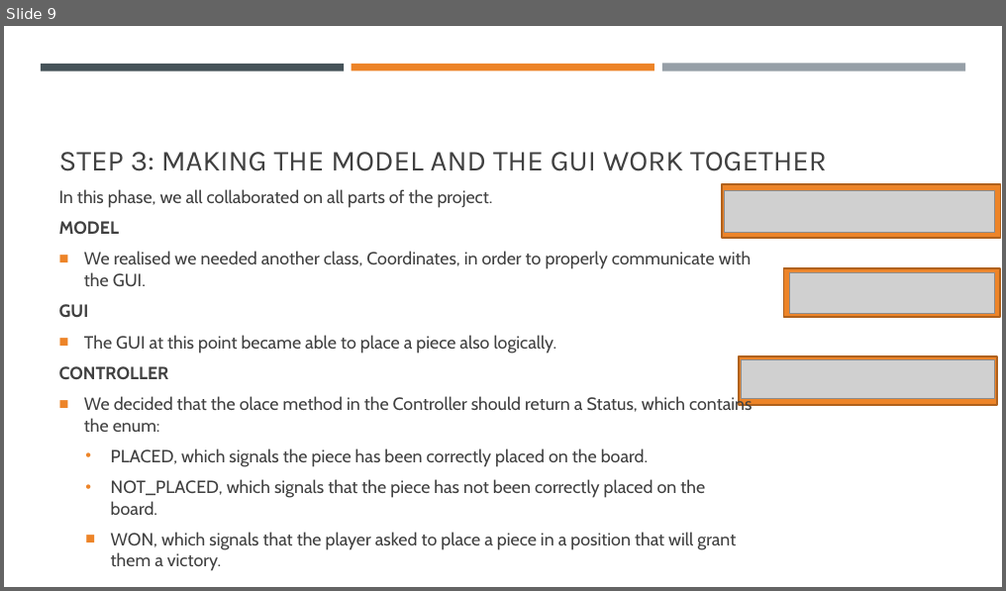
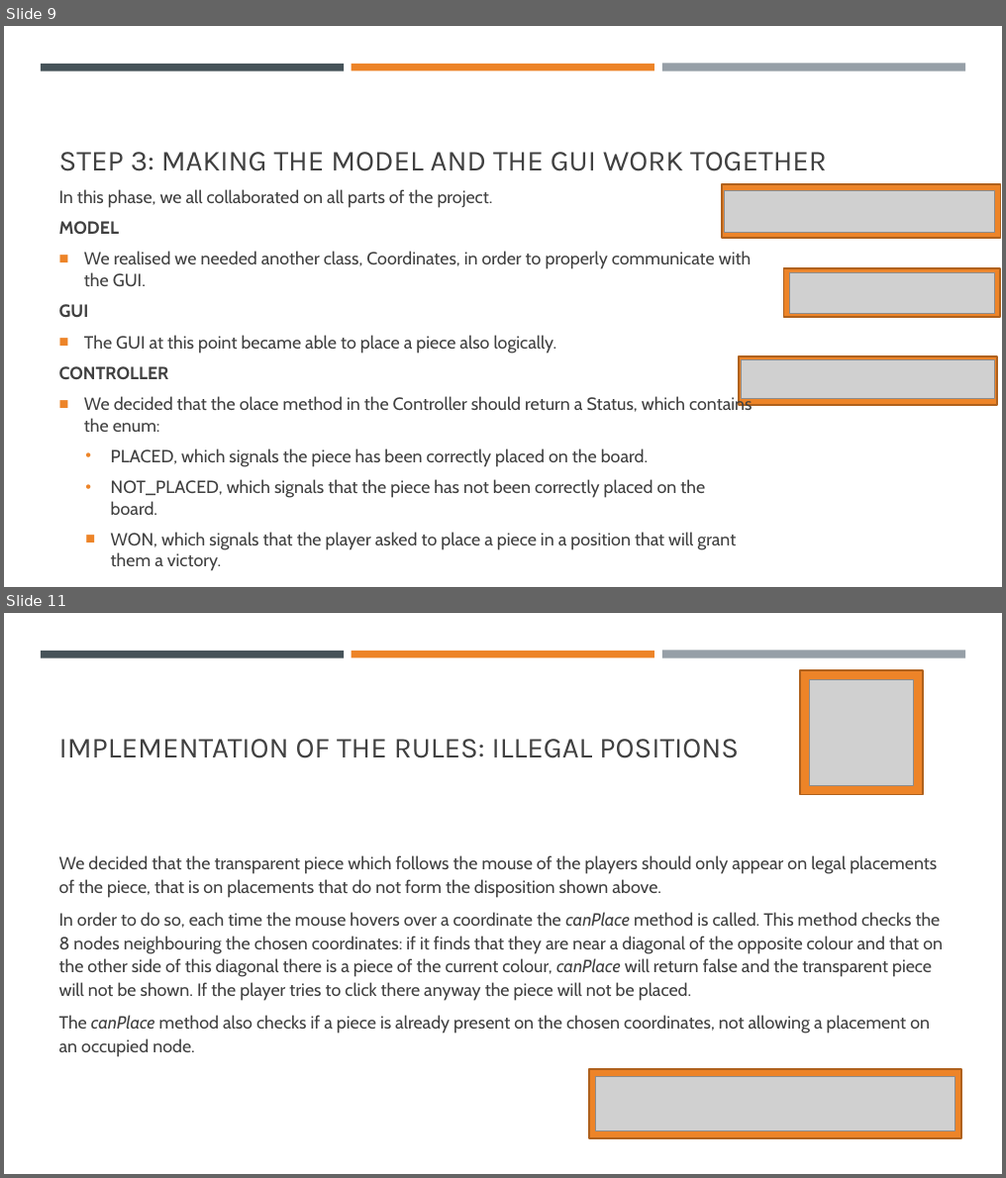
Before and after one commit to RodTol/Crossway, a slide deck: Crossway.pptx. Shown one above the other, each under a label of ours: slide 9 before the commit, slides 9 and 11 after it; the slides between them are not shown. The pictures are 1006x591 and 1006x1178 pixels, drawn with LibreOffice and Linux fonts; fonts in the diff are those of the drawing; grey boxes stand for pictures. Boxes give left, top, right and bottom in pixels: in the first picture for what was removed or moved away, otherwise in the second. Text is boxed around its words. In the diff, an @@ line names an element or a change of style, - is before the commit and + after.

```diff
--- a/Crossway.pptx
+++ b/Crossway.pptx
@@ slide 11 added at [4,613,1002,1174], background #FFFFFF; not listed: 3 template elements that a slide beside it also shows @@
@@ rectangle added at [800,670,923,795], fill #ED8428, outline #AF621E 1.75 pt @@
@@ picture added at [810,679,914,785] @@
@@ title added at [59,739,739,759], 28 pt, text #404040 @@
+IMPLEMENTATION OF THE RULES: ILLEGAL POSITIONS
@@ text added at [59,856,943,1058], 17 pt, text #404040 @@
+We decided that the transparent piece which follows the mouse of the players should only appear on legal placements of the piece, that is on placements that do not form the disposition shown above.
+In order to do so, each time the mouse hovers over a coordinate the canPlace method is called. This method checks the 8 nodes neighbouring the chosen coordinates: if it finds that they are near a diagonal of the opposite colour and that on the other side of this diagonal there is a piece of the current colour, canPlace will return false and the transparent piece will not be shown. If the player tries to click there anyway the piece will not be placed.
+The canPlace method also checks if a piece is already present on the chosen coordinates, not allowing a placement on an occupied node.
@@ rectangle added at [589,1069,961,1139], fill #ED8428, outline #AF621E 1.75 pt @@
@@ picture added at [596,1077,954,1132] @@
```
Also in this commit, not shown: 1 slide changed, 10 other slides added.
